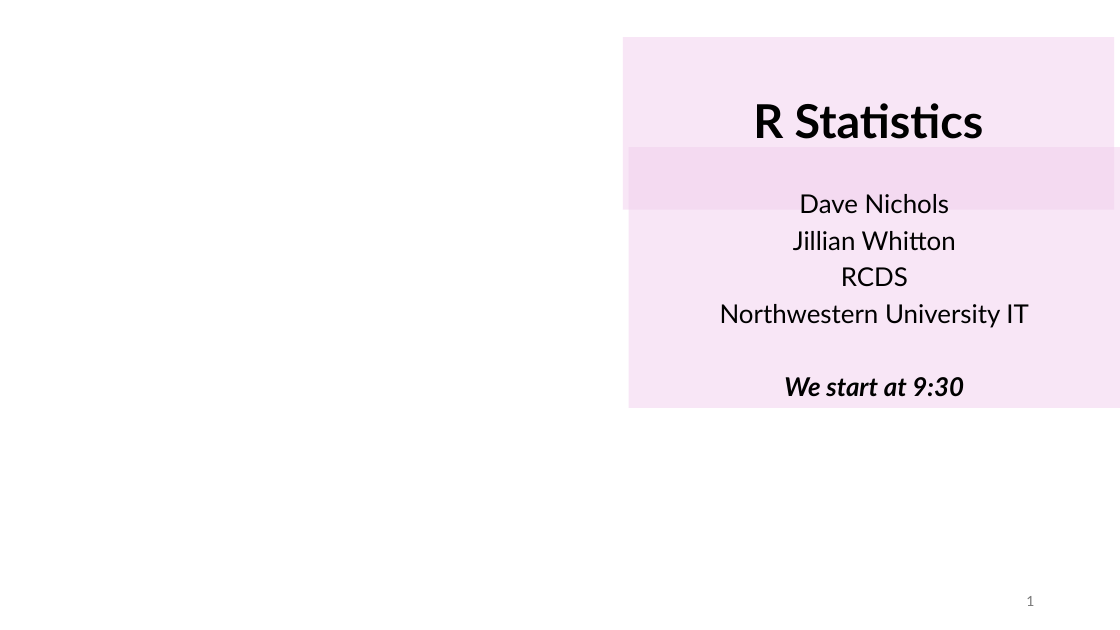
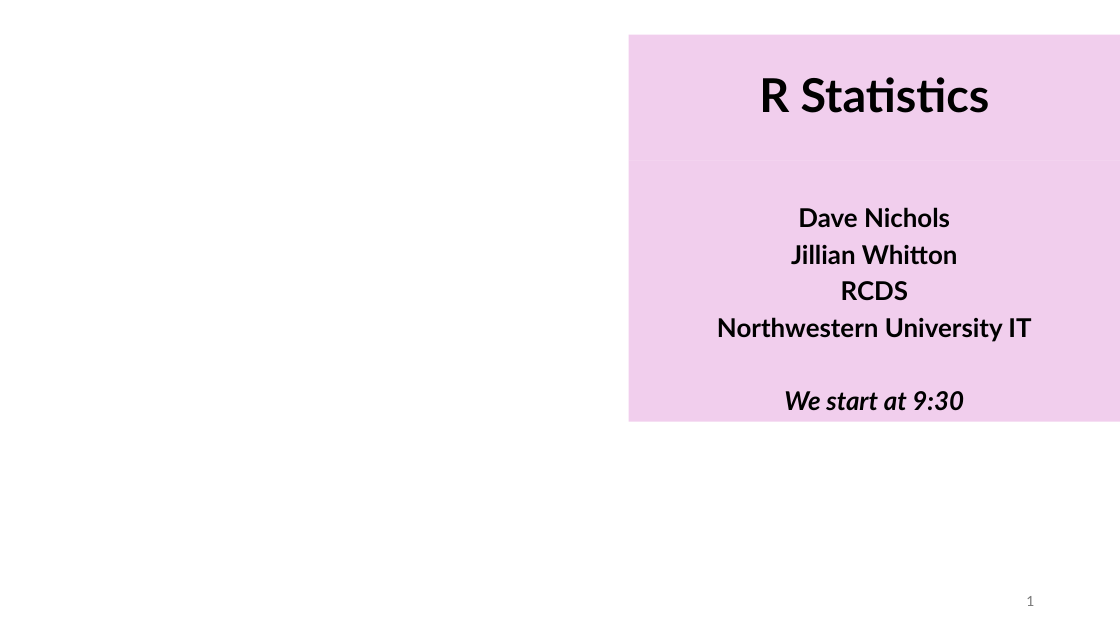
Before and after one commit to nuitrcs/r_statistics, a slide deck: slide 1 of RStatistics0726_slides.pptx. Drawn at 1120x630 pixels with LibreOffice and Linux fonts; fonts in the diff are those of the drawing; background and template pictures are left out. Boxes give left, top, right and bottom in pixels: in the first picture for what was removed or moved away, otherwise in the second. Text is boxed around its words. In the diff, an @@ line names an element or a change of style, - is before the commit and + after.

Commit message:
Add files via upload
minor formatting changes 7/13/26

```diff
--- a/RStatistics0726_slides.pptx
+++ b/RStatistics0726_slides.pptx
@@ title "R Statistics" at <box>628,34,1120,160</box>: fill #F2CFEE at 50% opacity to #E59EDD at 50% opacity @@
@@ title "R Statistics": place and size @@
-title "R Statistics" at <box>623,37,1114,209</box>
+title "R Statistics" at <box>628,34,1120,160</box>
@@ subtitle "Dave Nichols": place and size @@
-subtitle "Dave Nichols" at <box>628,147,1120,408</box>
+subtitle "Dave Nichols" at <box>628,160,1120,422</box>
@@ subtitle "Dave Nichols" at <box>628,160,1120,422</box>: fill #F2CFEE at 50% opacity to #E59EDD at 50% opacity @@
@@ subtitle at <box>717,207,1031,342</box>: bold on in "Dave Nichols", "Jillian Whitton", "RCDS", "Northwestern University IT" @@
```
Also in this commit, not shown: 1 other slide changed.
